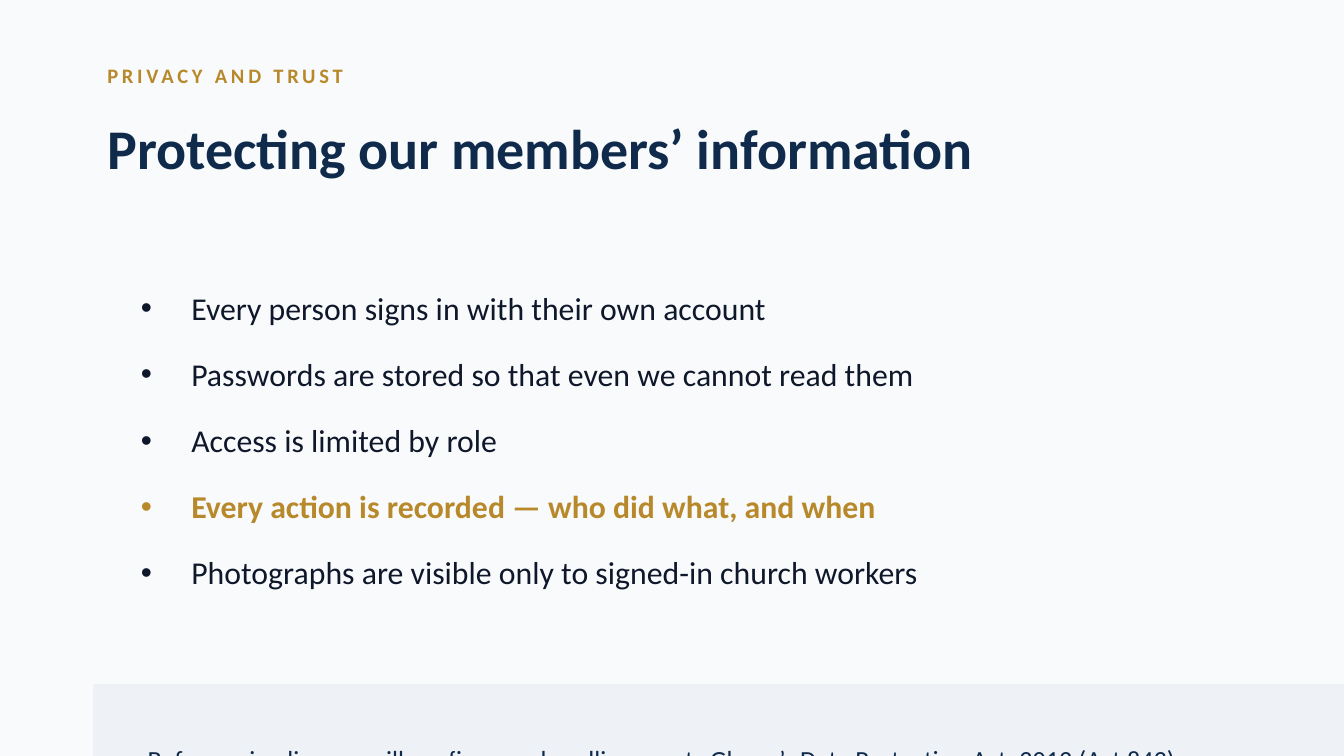
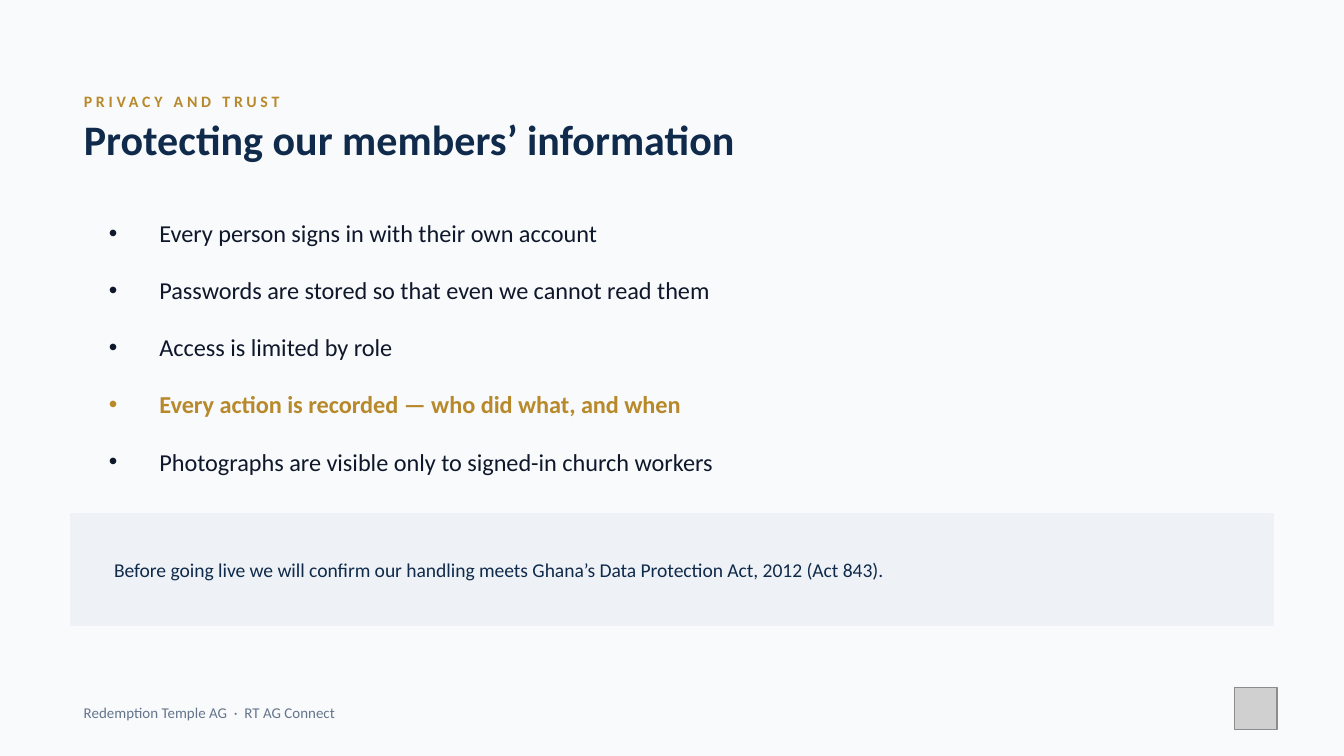
Before and after one commit to nhanhayhaw/ChurchCONNECT, a slide deck: slide 17 of docs/ChurchConnect-Leadership-Presentation.pptx. Drawn at 1344x756 pixels with LibreOffice and Linux fonts; fonts in the diff are those of the drawing; grey boxes stand for pictures; background and template pictures are left out. Boxes give left, top, right and bottom in pixels: in the first picture for what was removed or moved away, otherwise in the second. Text is boxed around its words. In the diff, an @@ line names an element or a change of style, - is before the commit and + after.

```diff
--- a/docs/ChurchConnect-Leadership-Presentation.pptx
+++ b/docs/ChurchConnect-Leadership-Presentation.pptx
@@ text "PRIVACY AND TRUST": place and size @@
-text "PRIVACY AND TRUST" at box(745, 495, 795, 519)
+text "PRIVACY AND TRUST" at box(174, 96, 279, 107)
@@ text "PRIVACY AND TRUST" at box(174, 96, 279, 107): size 11 to 8.5 pt @@
@@ text "Protecting our members’ information": place and size @@
-text "Protecting our members’ information" at box(107, 128, 973, 179)
+text "Protecting our members’ information" at box(84, 124, 734, 162)
@@ text "Protecting our members’ information" at box(84, 124, 734, 162): size 30 to 22.5 pt @@
@@ text "Every person signs in with ...": place and size @@
-text "Every person signs in with ..." at box(191, 298, 918, 590)
+text "Every person signs in with ..." at box(159, 225, 713, 475)
@@ text "Every person signs in with ..." at box(159, 225, 713, 475): size 17 to 13 pt @@
@@ rectangle: place and size @@
-rectangle at box(94, 685, 1344, 756)
+rectangle at box(70, 513, 1273, 624)
@@ text "Before going live we will ...": place and size @@
-text "Before going live we will ..." at box(134, 726, 1344, 756)
+text "Before going live we will ..." at box(114, 563, 883, 581)
@@ text "Before going live we will ..." at box(114, 563, 883, 581): size 14 to 10.5 pt @@
@@ picture added at box(1235, 688, 1278, 731) @@
@@ text added at box(84, 707, 334, 721), 8 pt, text #64748B @@
+Redemption Temple AG · RT AG Connect
```
Also in this commit, not shown: 21 other slides changed, 5 other files.
